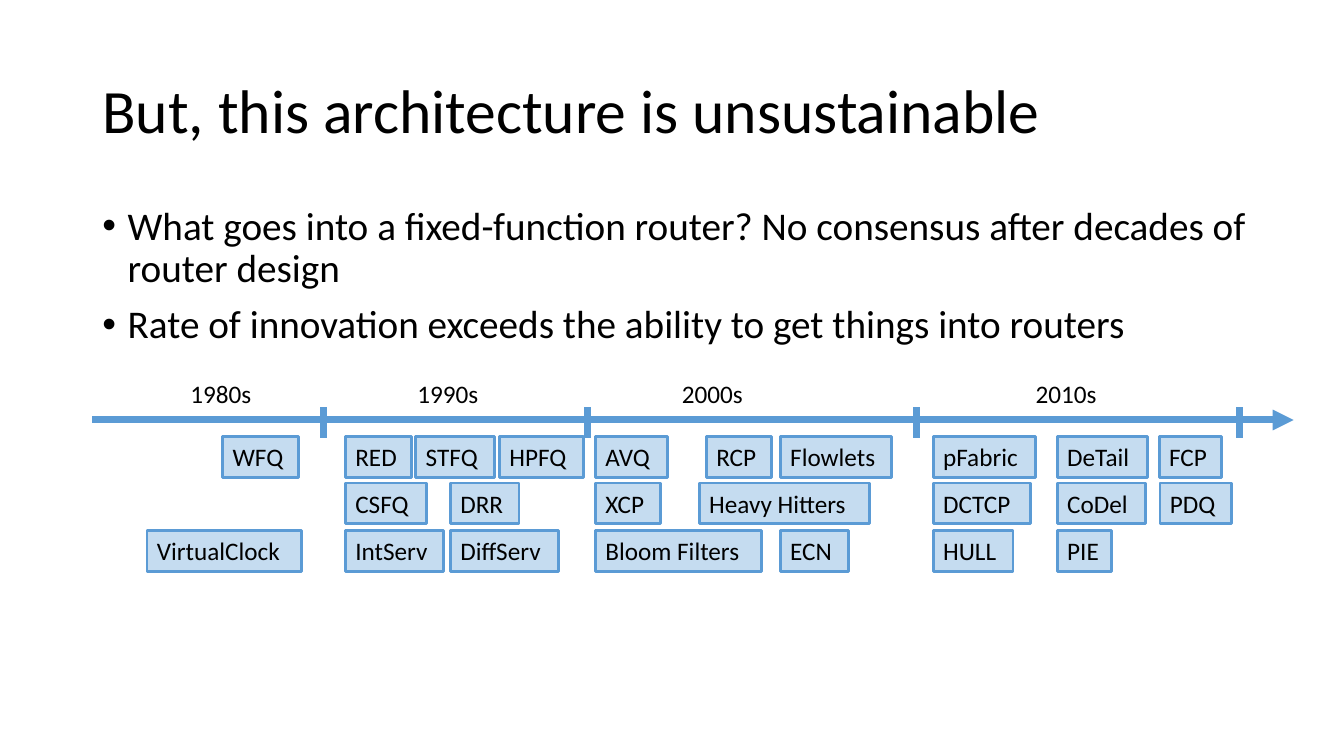
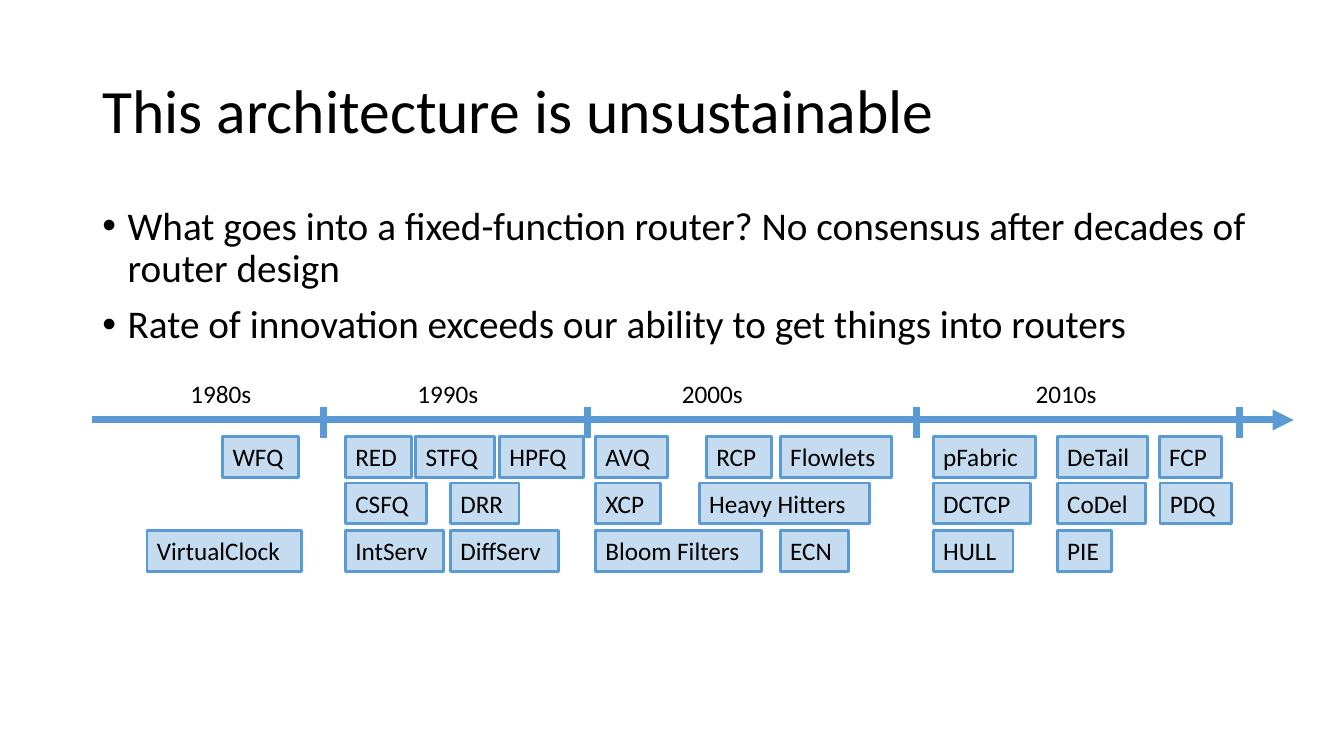
Before and after one commit to anirudhSK/pifo-domino-marple-ppts, a slide deck: slide 3 of combined_domino_pifo.pptx. Drawn at 1344x756 pixels with LibreOffice and Linux fonts; fonts in the diff are those of the drawing. Boxes give left, top, right and bottom in pixels: in the first picture for what was removed or moved away, otherwise in the second. Text is boxed around its words. In the diff, an @@ line names an element or a change of style, - is before the commit and + after.

```diff
--- a/combined_domino_pifo.pptx
+++ b/combined_domino_pifo.pptx
@@ title at (102, 90, 933, 134): text changed @@
-But, this architecture is unsustainable
+This architecture is unsustainable
@@ text at (128, 310, 1126, 345): text changed @@
-• Rate of innovation exceeds the ability to get things into routers
+• Rate of innovation exceeds our ability to get things into routers
```
Also in this commit, not shown: 11 other slides changed, 1 slide added.
